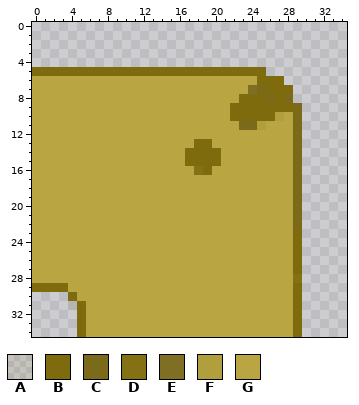
One commit to this pixel-art sprite: img/png/snakes/yellow/snakeboi-corner.png. The first picture shows the starting point.
The file is 35x35 pixels. Pixels under 10% opacity are left out. Colours within 5 levels of each other are drawn and written as one.
Palette (. is transparent): A #7d6b0e1b  B #7d6b0e  C #7a6a19  D #837114  E #7f6f25  F #b19e3c  G #b9a542
Once edited:
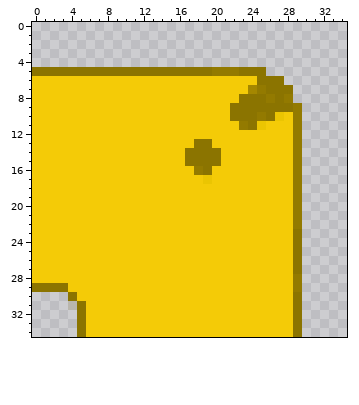
From old to new:
colour A: #7d6b0e1b -> #8b74001b
colour B: #7d6b0e -> #8b7400
colour C: #7a6a19 -> #937a00
colour E: #7f6f25 -> #a48700
colour F: #b19e3c -> #ebc502
colour G: #b9a542 -> #f4cb07
Changed rows in their new state; - is a pixel that keeps its letter.
first column x 20:
 5 CCC
first column x 24:
10 -C
11 B-
first column x 18:
16 C-
17 -F
first column x 29:
28 C
29 C
